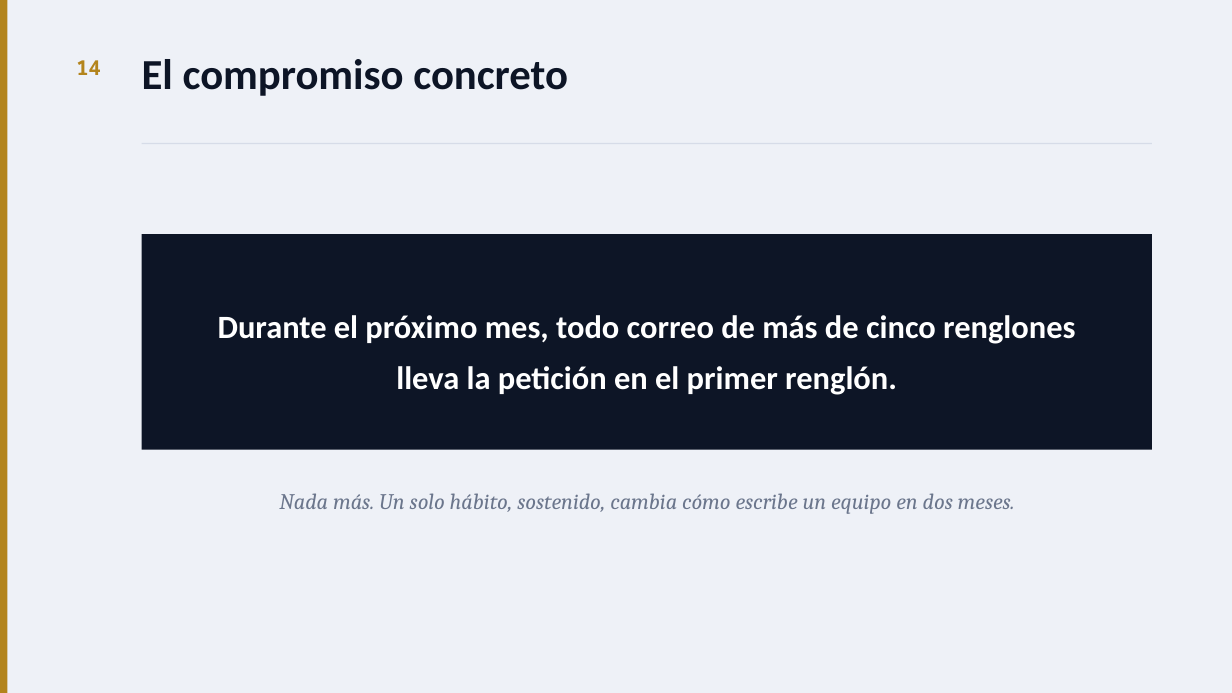
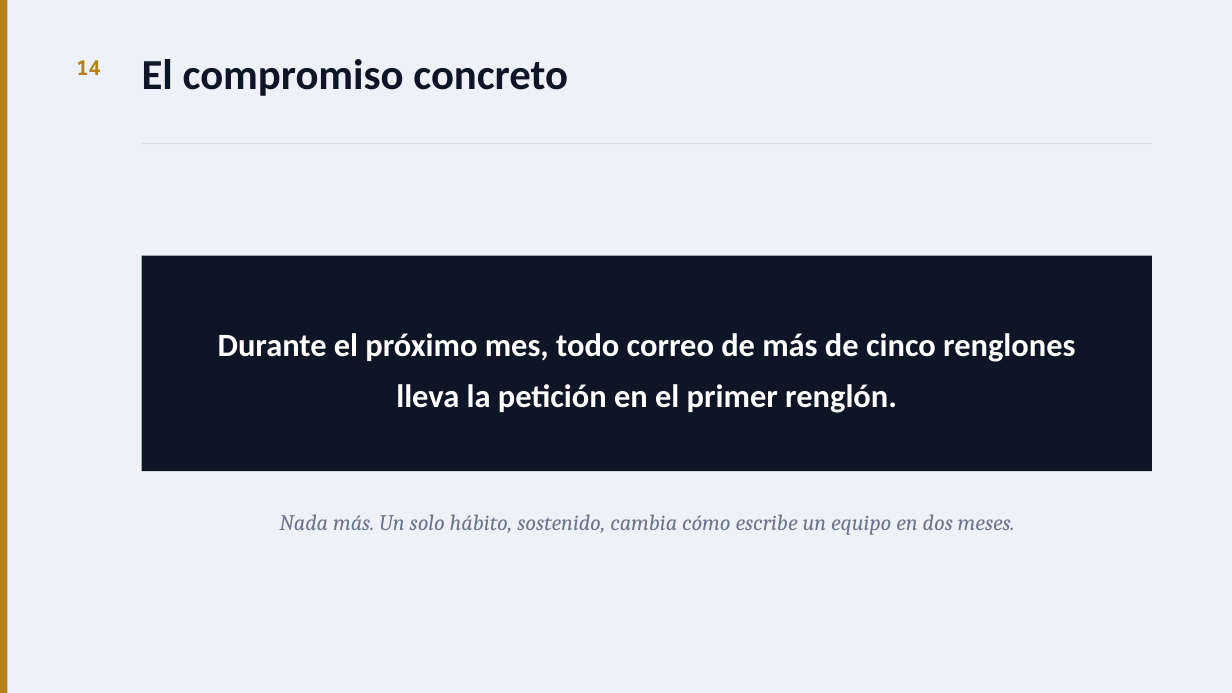
Before and after one commit to jonathanvazh/conclusion-first, a slide deck: slide 15 of Taller-conclusion-primero.pptx. Drawn at 1232x693 pixels with LibreOffice and Linux fonts; fonts in the diff are those of the drawing. Boxes give left, top, right and bottom in pixels: in the first picture for what was removed or moved away, otherwise in the second. Text is boxed around its words. In the diff, an @@ line names an element or a change of style, - is before the commit and + after.

```diff
--- a/Taller-conclusion-primero.pptx
+++ b/Taller-conclusion-primero.pptx
@@ rectangle: place and size @@
-rectangle at [142, 234, 1152, 450]
+rectangle at [142, 256, 1152, 472]
@@ text "Durante el próximo mes, todo ...": place and size @@
-text "Durante el próximo mes, todo ..." at [218, 315, 1075, 395]
+text "Durante el próximo mes, todo ..." at [218, 333, 1075, 413]
@@ text "Nada más. Un solo hábito, ...": place and size @@
-text "Nada más. Un solo hábito, ..." at [279, 493, 1015, 514]
+text "Nada más. Un solo hábito, ..." at [279, 514, 1015, 535]
```
Also in this commit, not shown: 9 other slides changed, 13 other files.
